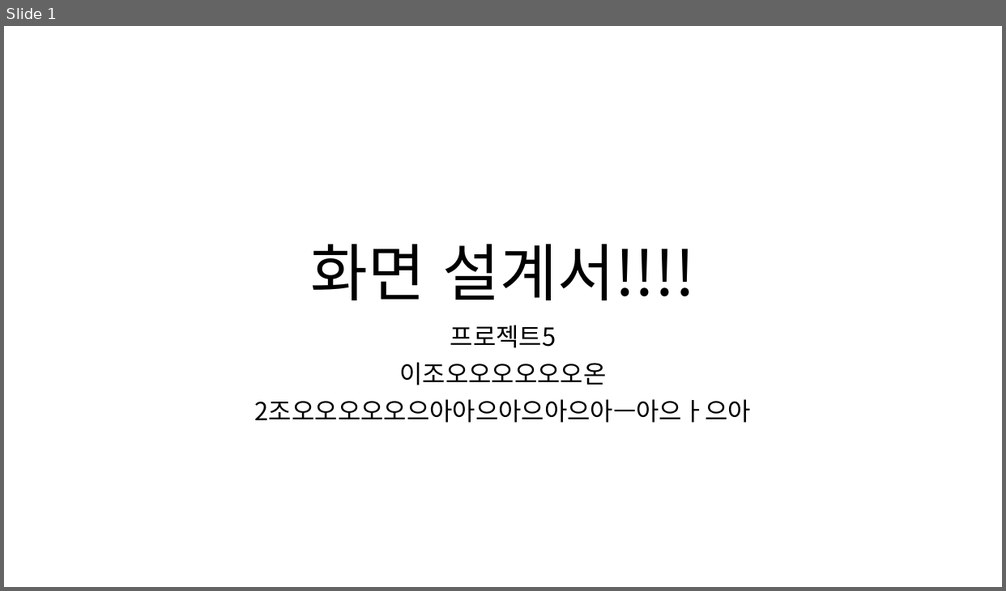
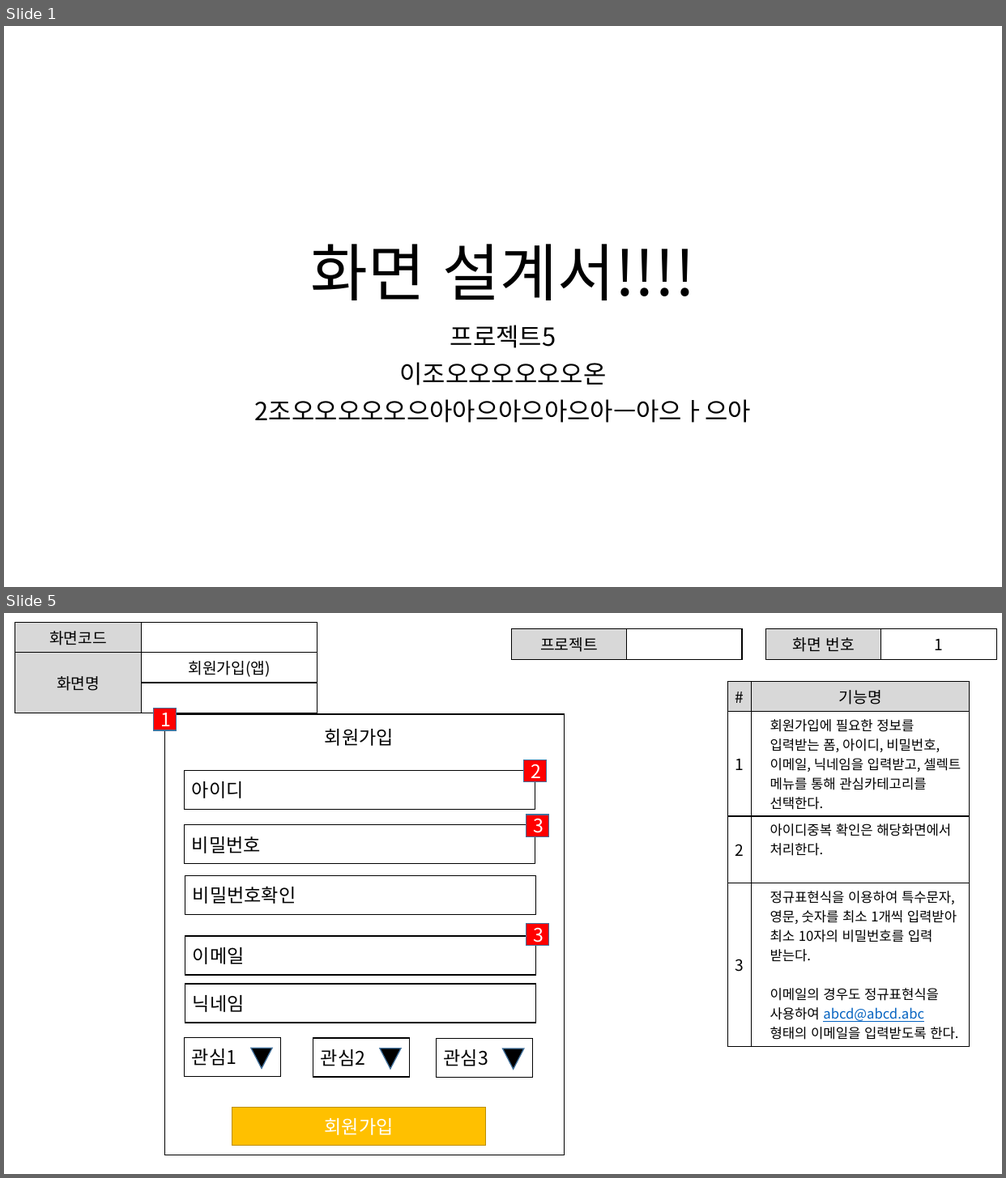
Before and after one commit to ezenteam2/e-Zone, a slide deck: 0 발표용 파워포인트/project05 - 파워포인트 종합 - 형준.pptx. Shown one above the other, each under a label of ours: slide 1 before the commit, slides 1 and 5 after it; the slides between them are not shown. The pictures are 1006x591 and 1006x1178 pixels, drawn with LibreOffice and Linux fonts; fonts in the diff are those of the drawing. Boxes give left, top, right and bottom in pixels: in the first picture for what was removed or moved away, otherwise in the second. Text is boxed around its words. In the diff, an @@ line names an element or a change of style, - is before the commit and + after.

```diff
--- a/0 발표용 파워포인트/project05 - 파워포인트 종합 - 형준.pptx
+++ b/0 발표용 파워포인트/project05 - 파워포인트 종합 - 형준.pptx
@@ slide 5 added at bbox=[4, 613, 1002, 1174], background #FFFFFF @@
@@ table added at bbox=[15, 623, 317, 701], 3 rows, 2 columns @@
+화면코드 | 
+화면명 | 회원가입(앱)
+ | 
@@ table added at bbox=[512, 629, 742, 656], 1 rows, 2 columns @@
+프로젝트 | 
@@ table added at bbox=[766, 629, 997, 656], 1 rows, 2 columns @@
+화면 번호 | 1
@@ table added at bbox=[728, 682, 970, 1043], 4 rows, 2 columns @@
+# | 기능명
+1 | 회원가입에 필요한 정보를 입력받는 폼, 아이디, 비밀번호, 이메일, 닉네임을 입력받고, 셀렉트 메뉴를 통해 관심카테고리를 선택한다.
+2 | 아이디중복 확인은 해당화면에서 처리한다.
+3 | 정규표현식을 이용하여 특수문자, 영문, 숫자를 최소 1개씩 입력받아 최소 10자의 비밀번호를 입력 받는다. / 이메일의 경우도 정규표현식을 사용하여 abcd@abcd.abc 형태의 이메일을 입력받도록 한다.
@@ rectangle added at bbox=[154, 708, 177, 730], fill #FF0000, outline #43739E 1 pt, 18 pt, text #FFFFFF @@
+1
@@ rectangle added at bbox=[165, 714, 564, 1155], outline #000000 1 pt @@
@@ text added at bbox=[325, 729, 394, 746], 18 pt, text #000000 @@
+회원가입
@@ rectangle added at bbox=[185, 771, 535, 810], outline #000000 1 pt, 18 pt, text #000000 @@
+아이디
@@ rectangle added at bbox=[524, 760, 547, 781], fill #FF0000, outline #43739E 1 pt, 18 pt, text #FFFFFF @@
+2
@@ rectangle added at bbox=[185, 825, 535, 864], outline #000000 1 pt, 18 pt, text #000000 @@
+비밀번호
@@ rectangle added at bbox=[526, 815, 549, 837], fill #FF0000, outline #43739E 1 pt, 18 pt, text #FFFFFF @@
+3
@@ rectangle added at bbox=[185, 875, 536, 914], outline #000000 1 pt, 18 pt, text #000000 @@
+비밀번호확인
@@ rectangle added at bbox=[526, 924, 549, 945], fill #FF0000, outline #43739E 1 pt, 18 pt, text #FFFFFF @@
+3
@@ rectangle added at bbox=[185, 936, 536, 975], outline #000000 1 pt, 18 pt, text #000000 @@
+이메일
@@ rectangle added at bbox=[185, 984, 536, 1023], outline #000000 1 pt, 18 pt, text #000000 @@
+닉네임
@@ rectangle added at bbox=[185, 1038, 280, 1077], outline #000000 1 pt, 18 pt, text #000000 @@
+관심1
@@ triangle added at bbox=[251, 1048, 272, 1068], fill #000000, outline #43739E 1 pt @@
@@ rectangle added at bbox=[313, 1038, 409, 1077], outline #000000 1 pt, 18 pt, text #000000 @@
+관심2
@@ triangle added at bbox=[380, 1049, 401, 1069], fill #000000, outline #43739E 1 pt @@
@@ rectangle added at bbox=[436, 1039, 532, 1078], outline #000000 1 pt, 18 pt, text #000000 @@
+관심3
@@ triangle added at bbox=[503, 1049, 523, 1069], fill #000000, outline #43739E 1 pt @@
@@ rectangle added at bbox=[232, 1108, 485, 1146], fill #FFC000, outline #BD8E00 1 pt, 18 pt, text #FFFFFF @@
+회원가입
```
Also in this commit, not shown: 34 other slides added.
